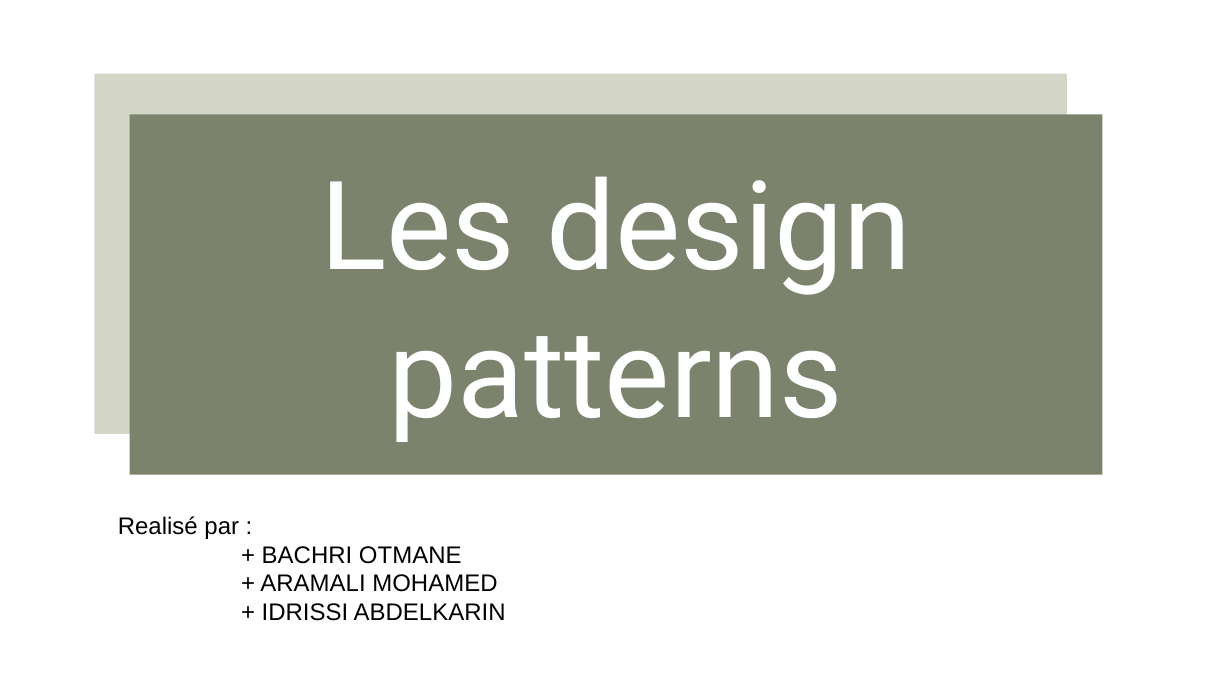
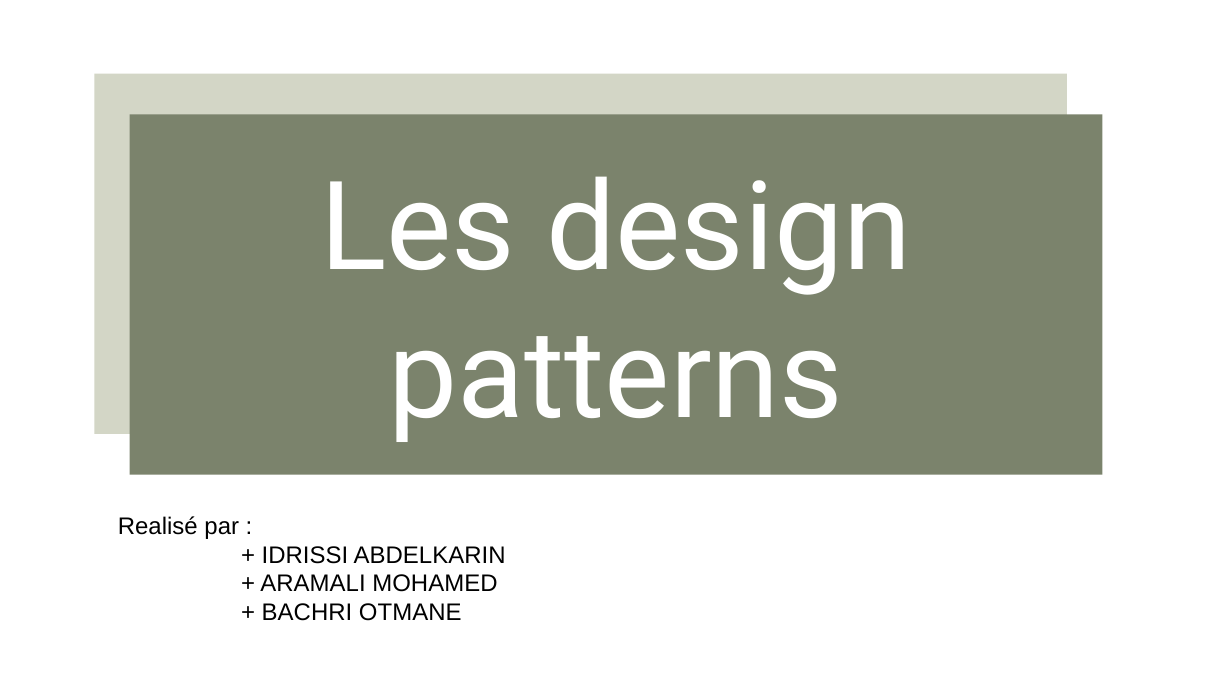
Before and after one commit to Abdelkarim-01/sdesign-pattern, a slide deck: slide 1 of DesignPatternsJEE1.pptx. Drawn at 1232x693 pixels with LibreOffice and Linux fonts; fonts in the diff are those of the drawing. Boxes give left, top, right and bottom in pixels: in the first picture for what was removed or moved away, otherwise in the second. Text is boxed around its words. In the diff, an @@ line names an element or a change of style, - is before the commit and + after.

```diff
--- a/DesignPatternsJEE1.pptx
+++ b/DesignPatternsJEE1.pptx
@@ text at (118,516,506,564): text changed @@
-    Realisé par :
-    + BACHRI OTMANE
+    Realisé par :
+    + IDRISSI ABDELKARIN
@@ text at (262,603,462,621): text changed @@
-    + IDRISSI ABDELKARIN
+    + BACHRI OTMANE
```
Also in this commit, not shown: 3 other slides changed, 4 slides added, 3 slides removed.
